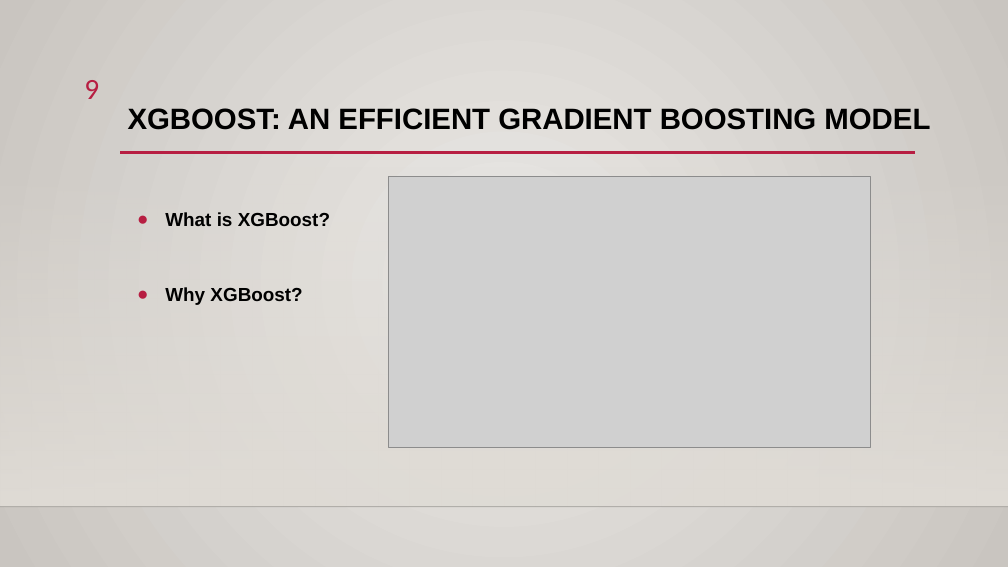
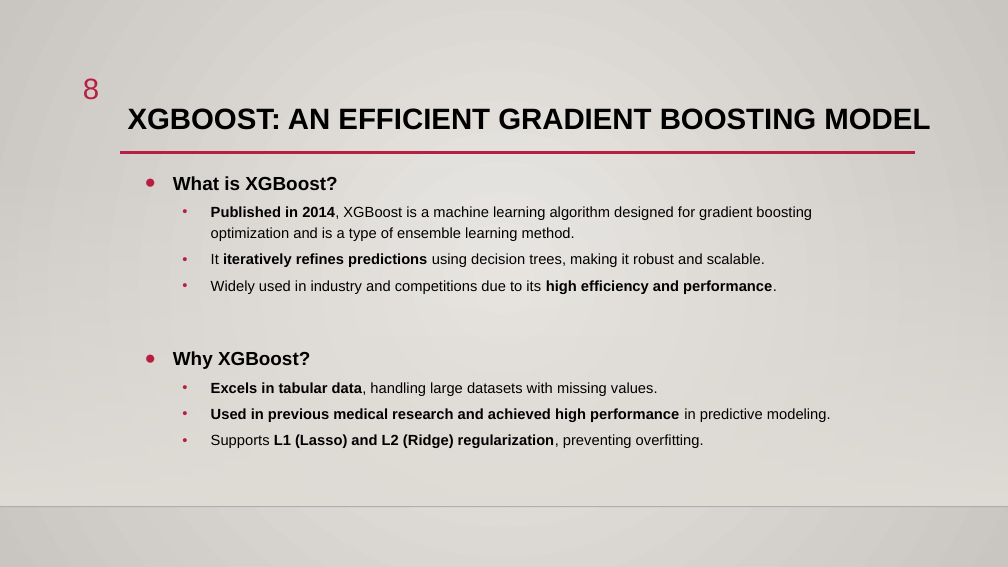
Before and after one commit to mahersalman/life-expectancy, a slide deck: slide 8 of Presentation.pptx (slide 9 before the commit). Drawn at 1008x567 pixels with LibreOffice and Linux fonts; fonts in the diff are those of the drawing; grey boxes stand for pictures; background and template pictures are left out. Boxes give left, top, right and bottom in pixels: in the first picture for what was removed or moved away, otherwise in the second. Text is boxed around its words. In the diff, an @@ line names an element or a change of style, - is before the commit and + after.

```diff
--- a/Presentation.pptx
+++ b/Presentation.pptx
@@ page number at (83, 78, 99, 100): text changed; font Calibri to Arial @@
-9
+8
@@ text "What is XGBoost?": place and size @@
-text "What is XGBoost?" at (165, 212, 330, 305)
+text "What is XGBoost?" at (173, 176, 831, 448)
@@ picture removed at (389, 177, 870, 448) @@
@@ text at (211, 206, 812, 294): paragraphs added @@
+  • Published in 2014, XGBoost is a machine learning algorithm designed for gradient boosting optimization and is a type of ensemble learning method.
+  • It iteratively refines predictions using decision trees, making it robust and scalable.
+  • Widely used in industry and competitions due to its high efficiency and performance.
@@ text at (211, 382, 831, 448): paragraphs added @@
+  • Excels in tabular data, handling large datasets with missing values.
+  • Used in previous medical research and achieved high performance in predictive modeling.
+  • Supports L1 (Lasso) and L2 (Ridge) regularization, preventing overfitting.
```
Also in this commit, not shown: 12 other slides changed, 1 slide added, 1 slide removed, 2 other files.
